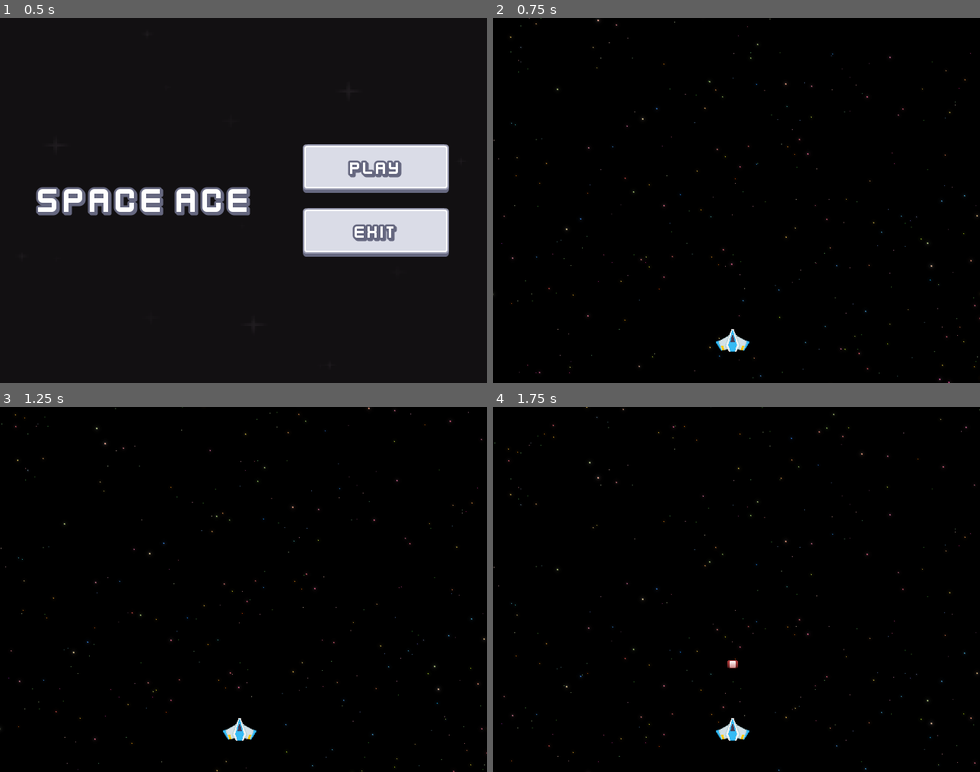
Above: before the commit, frames 1-4 (two rows, left to right).
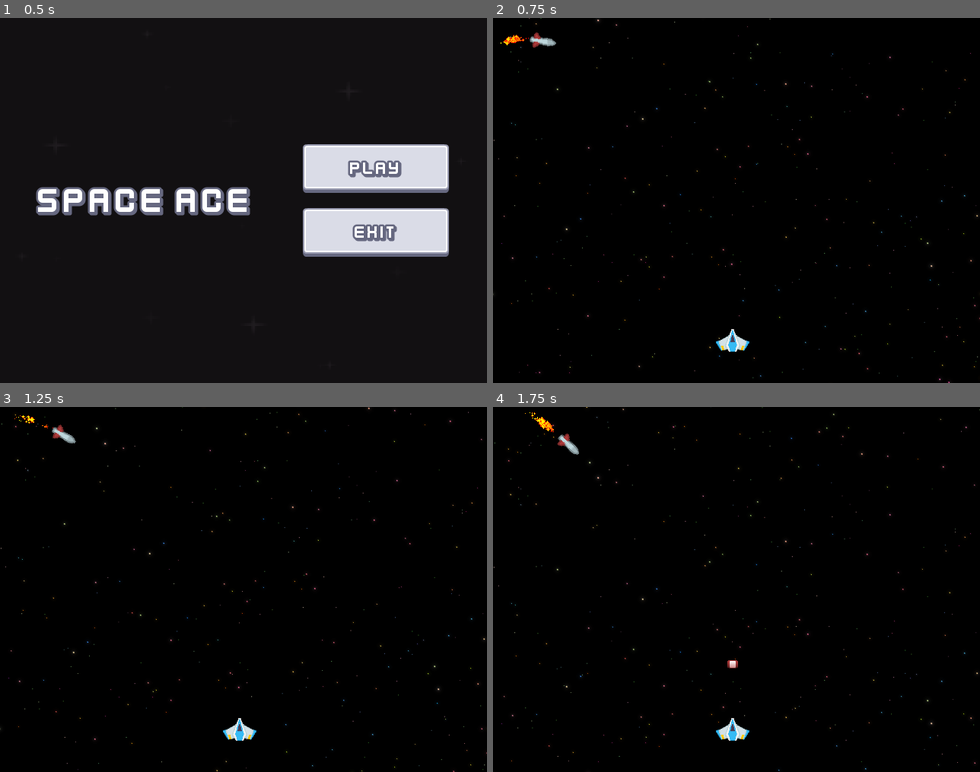
Above: after the commit, the same moments.

Repository: Edwin-Aguirre/Space-Ace
Game: Godot game, scene res://scenes/main/main.tscn
The game is run twice, just before and just after one commit, with the same random seed, the same clock (stepped at 60 frames per second) and the same inputs.
Inputs:
- Up to frame 1 (0.5 s): no input
- Up to frame 2 (0.75 s): click "Play" at 0.5 s
- Up to frame 3 (1.25 s): no input
- Up to frame 4 (1.75 s): tap T (test) at 1.35 s

Frame 1 is identical in both runs. In frame 2, 0.2% of the frame differs, in the area x 1-13%, y 3-9%; in frame 3, 0.2%; in frame 4, 0.2%, in the area x 6-18%, y 1-14%.

Commit message:
Added Homing Missile

Diff:
--- /dev/null
+++ b/scenes/homing_missile/homing_missile.gd
@@ -0,0 +1,34 @@
+extends Projectile
+
+
+class_name Homing_Missile
+
+
+const ROTATION_SPEED: float = 1.2
+const SPEED: float = 40.0
+const POINTS: int = 5
+
+
+var _player_ref: Player
+
+
+# Called when the node enters the scene tree for the first time.
+func _ready() -> void:
+	_player_ref = get_tree().get_first_node_in_group(Player.GROUP_NAME)
+	if!_player_ref:
+		queue_free()
+
+
+# Called every frame. 'delta' is the elapsed time since the previous frame.
+func _process(delta: float) -> void:
+	var dir_to_player: Vector2 = global_position.direction_to(_player_ref.global_position)
+	var angle_to_player: float = transform.x.angle_to(dir_to_player)
+
+	rotate(sin(angle_to_player) * min(abs(angle_to_player), ROTATION_SPEED * delta))
+	position += transform.x * SPEED * delta
+
+
+func blow_up() -> void:
+	ScoreManager.increment_score(POINTS)
+	SignalHub.emit_on_create_explosion(global_position, Explosion.EXPLODE)
+	super()
--- /dev/null
+++ b/scenes/homing_missile/homing_missile.tscn
@@ -0,0 +1,55 @@
+[gd_scene load_steps=8 format=3 uid="uid://dceaf8k4m3ap6"]
+
+[ext_resource type="PackedScene" uid="uid://c6w4snkr0o1bm" path="res://scenes/projectile/projectile.tscn" id="1_oxf04"]
+[ext_resource type="Script" uid="uid://bmbuxtp4dr5v1" path="res://scenes/homing_missile/homing_missile.gd" id="2_2x28m"]
+[ext_resource type="Texture2D" uid="uid://c0jsr5r0eaj50" path="res://assets/lasers/spaceMissile.png" id="2_qnah5"]
+[ext_resource type="Texture2D" uid="uid://c2jcy50338syq" path="res://assets/lasers/laserRed08.png" id="3_n470j"]
+
+[sub_resource type="CapsuleShape2D" id="CapsuleShape2D_n470j"]
+radius = 6.0
+height = 36.0
+
+[sub_resource type="Curve" id="Curve_2x28m"]
+_data = [Vector2(0.107955, 0.0786518), 0.0, 0.0, 0, 0, Vector2(0.511364, 0.775281), 0.0, 0.0, 0, 0, Vector2(0.914773, 0.101124), 0.0, 0.0, 0, 0]
+point_count = 3
+
+[sub_resource type="Gradient" id="Gradient_r6hra"]
+offsets = PackedFloat32Array(0.0133333, 1)
+colors = PackedColorArray(2, 0, 0, 1, 2, 2, 0, 1)
+
+[node name="HomingMissile" instance=ExtResource("1_oxf04")]
+collision_layer = 4
+collision_mask = 3
+script = ExtResource("2_2x28m")
+
+[node name="Sprite2D" parent="." index="0"]
+rotation = 1.5708
+texture = ExtResource("2_qnah5")
+
+[node name="CollisionShape2D" parent="." index="1"]
+rotation = 1.5708
+shape = SubResource("CapsuleShape2D_n470j")
+
+[node name="OutOfTime" parent="." index="2"]
+life_s = 200.0
+
+[node name="CPUParticles2D" type="CPUParticles2D" parent="." index="4"]
+position = Vector2(-15, 0)
+rotation = 1.5708
+amount = 48
+texture = ExtResource("3_n470j")
+lifetime = 0.3
+explosiveness = 0.25
+lifetime_randomness = 0.3
+emission_shape = 1
+emission_sphere_radius = 3.0
+direction = Vector2(0, 1)
+spread = 5.0
+gravity = Vector2(0, 0)
+initial_velocity_min = 140.0
+initial_velocity_max = 180.0
+scale_amount_min = 0.1
+scale_amount_max = 0.3
+scale_amount_curve = SubResource("Curve_2x28m")
+color = Color(1, 0.882353, 0.392157, 1)
+color_ramp = SubResource("Gradient_r6hra")
--- a/scenes/level/level.tscn
+++ b/scenes/level/level.tscn
@@ -6,6 +6,7 @@
 [ext_resource type="PackedScene" uid="uid://b8l2xtj6uds7e" path="res://scenes/object_maker/object_maker.tscn" id="3_i166f"]
 [ext_resource type="PackedScene" uid="uid://cer1hnbbwjhy3" path="res://scenes/player/player.tscn" id="4_hnne4"]
 [ext_resource type="AudioStream" uid="uid://c5olly1c1agwo" path="res://assets/sounds/music/Mercury.wav" id="5_vpf64"]
+[ext_resource type="PackedScene" uid="uid://dceaf8k4m3ap6" path="res://scenes/homing_missile/homing_missile.tscn" id="7_wcngd"]
 
 [node name="Level" type="Node2D"]
 script = ExtResource("1_vpf64")
@@ -25,3 +26,6 @@
 stream = ExtResource("5_vpf64")
 volume_db = -10.0
 autoplay = true
+
+[node name="HomingMissile" parent="." instance=ExtResource("7_wcngd")]
+position = Vector2(59, 30)
Binary file added: assets/lasers/spaceMissile.png
Not shown, added: assets/lasers/spaceMissile.png.import
Not shown, added: scenes/homing_missile/homing_missile.gd.uid
Not shown: 1 places in scenes/level/level.tscn that only renumber resources
